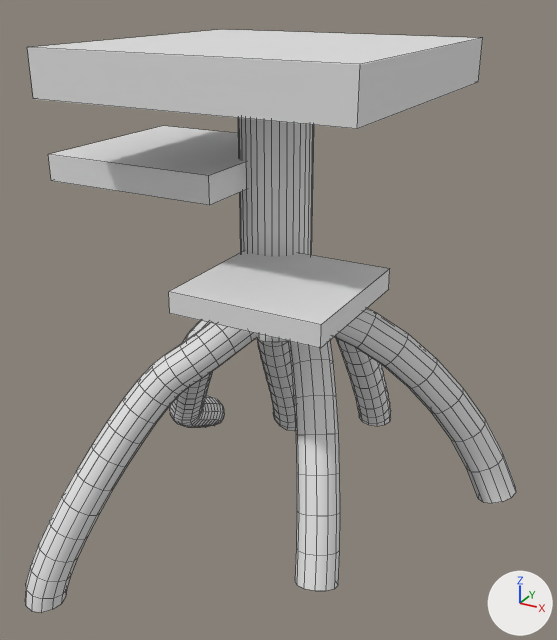
The FBX model Source/Game/data/Assets/Art/3D/Environment/SM_EN_MushroomTree_02.fbx as it was, and as the next commit left it.
Both versions are drawn from a 50 mm lens placed at (3.85, -6.88, 5.22), pointed at (0.15, -0.16, 1.86). Lighting does not change. The marker at lower right points along +X, +Y and +Z. The picture after the commit comes second. Mesh edges are drawn as thin lines. Materials are left out; every surface is plain grey. Where no turn or scale is listed for an object, it has been applied to the vertices.

The first picture shows 'SM_EN_MushroomTree_02'.
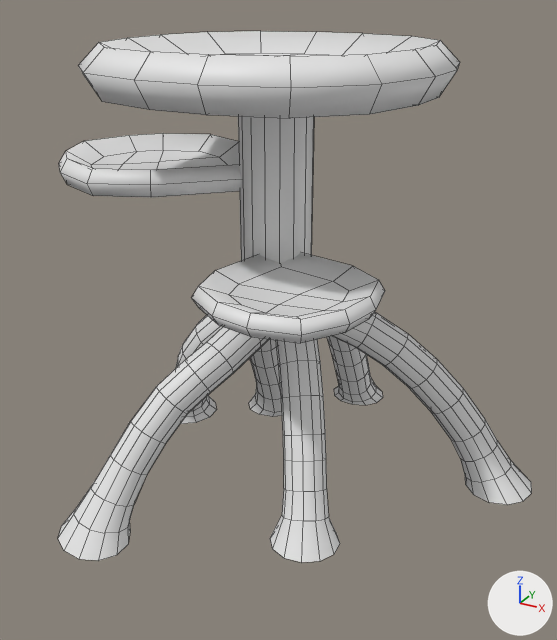
Boxes (x1, y1, x2, y2) around the edits, measured in the pictures (557 x 640 px; the box of a moved part takes in the faces that stretch with it):
'SM_EN_MushroomTree_02', reshaped (9% shorter): before (25, 29, 516, 612); after (58, 31, 532, 562)
part 1 of me_cube_012, rebuilt (11% narrower, 19% shorter): before (25, 323, 391, 612); after (58, 327, 383, 561)
part 2 of me_cube_012, rebuilt (11% wider, 11% shorter): before (258, 340, 340, 591); after (249, 339, 340, 562)
part 3 of me_cube_012, rebuilt: before (238, 118, 314, 342); after (238, 116, 314, 263)
part 4 of me_cube_012, rebuilt (13% narrower, 8% shorter): before (169, 250, 390, 348); after (192, 253, 385, 343)
part 5 of me_cube_012, rebuilt (16% narrower, 13% shorter): before (27, 29, 483, 129); after (78, 31, 460, 118)
part 6 of me_cube_012, rebuilt: before (48, 126, 246, 205); after (59, 133, 241, 197)
part 7 of me_cube_012, reshaped: before (170, 321, 224, 427); after (176, 315, 222, 424)
part 8 of me_cube_012, moved or reshaped: before (451, 420, 516, 503); after (451, 420, 532, 505)

What changed in the scene script:
```text
Change me_cube_012:
    used by ob_sm_en_mushroomtree_02; location = (0.0, 0.0, 0.0)
    remove me_cube_012.from_pydata(...)  # 1276 vertices, 1204 faces; spans x -2.11..2.72, y -2.57..2.2, z -1.0..4.68
    add me_cube_012.from_pydata(...)  # 982 vertices, 931 faces; spans x -2.63..2.89, y -2.53..2.2, z 0.0..4.69
    me_cube_012 part 1: the loose piece of 444 vertices spanning x -1.79..0.74, y -2.57..2.2, z -1.0..2.2 is rebuilt with 276 vertices and now spans x -1.3..0.63, y -2.53..2.2, z 0.0..2.2
    me_cube_012 part 2: the loose piece of 300 vertices spanning x -0.71..1.43, y -1.48..1.54, z -0.51..2.23 is rebuilt with 228 vertices and now spans x -0.92..1.38, y -1.54..1.44, z 0.0..2.23
    me_cube_012 part 3: the loose piece of 64 vertices spanning x -0.35..0.41, y -0.36..0.4, z 1.67..4.34 is rebuilt with 57 vertices and now spans x -0.35..0.4, y -0.35..0.4, z 1.73..4.27
    me_cube_012 part 4: the loose piece of 8 vertices spanning x -0.16..1.37, y -1.65..-0.12, z 2.44..2.65 is rebuilt with 44 vertices and now spans x -0.15..1.55, y -1.79..0.03, z 2.44..2.65
    me_cube_012 part 5: the loose piece of 8 vertices spanning x -1.6..1.6, y -1.6..1.6, z 4.24..4.68 is rebuilt with 81 vertices and now spans x -1.74..1.74, y -1.74..1.74, z 4.24..4.69
    me_cube_012 part 6: the loose piece of 8 vertices spanning x -2.11..-0.12, y -0.99..0.99, z 3.3..3.58 is rebuilt with 44 vertices and now spans x -2.63..0.03, y -1.14..1.17, z 3.23..3.51
    me_cube_012 part 7: 300 vertices removed from x -1.81..-0.36, y -0.51..1.21, z -0.51..1.87; 96 vertices added at x -1.98..-0.29, y -0.49..0.8, z 0.0..1.94
    me_cube_012 part 8: 24 vertices removed from x 2.14..2.72, y 0.48..0.94, z -0.21..0.36; 36 vertices added at x 2.06..2.89, y 0.32..1.12, z 0.0..0.51
```
